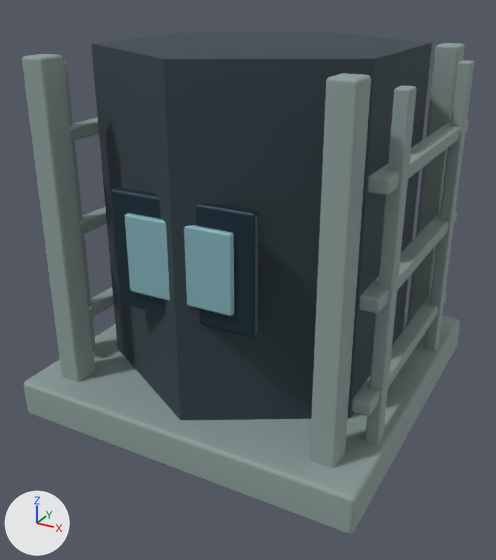
The Blender file tools/godot-campaign/structure-art/blend/receiver-base-1.blend as it was, and as the next commit left it.
One viewpoint serves both versions: a camera (50 mm lens) standing at (0.85, -1.622, 1.135) and looking at (-0.002, -0.071, 0.36). Every picture has the same lights, and +X, +Y and +Z are marked at lower left. The older version comes first.

Before the edit, the objects in view are built like this:
```python
me_cube = bpy.data.meshes.new('Cube')
me_cube.from_pydata(...)  # 840 vertices, 810 faces; spans x -0.49..0.49, y 0.0..0.97, z -0.49..0.49
me_cube.materials.append(mat_receiver_1)  # grey #91a3a0
me_cube_003 = bpy.data.meshes.new('Cube.003')
me_cube_003.from_pydata(...)  # 112 vertices, 108 faces; spans x -0.195..0.195, y 0.38..0.68, z -0.402..0.402
me_cube_003.materials.append(mat_receiver_2)  # dark blue #263c48
me_cylinder = bpy.data.meshes.new('Cylinder')
me_cylinder.from_pydata(...)  # a 6-sided cylinder along y spanning x -0.372..0.372, y 0.015..0.985, z -0.43..0.43
me_cylinder.materials.append(mat_receiver_0)  # greyish blue #45535b
ob_receiver_0 = bpy.data.objects.new('receiver_0', me_cylinder)
ob_receiver_0.location = (0.0, 0.0, 0.0)
ob_receiver_0.rotation_euler = (1.571, 0.0, 0.0)  # degrees (90, 0, 0)
ob_receiver_1 = bpy.data.objects.new('receiver_1', me_cube)
ob_receiver_1.location = (0.0, 0.0, 0.0)
ob_receiver_1.rotation_euler = (1.571, 0.0, 0.0)  # degrees (90, 0, 0)
ob_receiver_2 = bpy.data.objects.new('receiver_2', me_cube_003)
ob_receiver_2.location = (0.0, 0.0, 0.0)
ob_receiver_2.rotation_euler = (1.571, 0.0, 0.0)  # degrees (90, 0, 0)
# also in view: 'receiver_4' at (0.0, 0.0, 0.53)
```
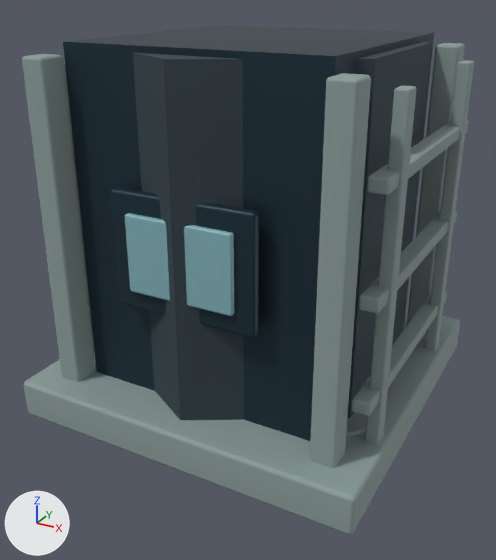
Boxes [x1, y1, x2, y2] around the edits, measured in the pictures (496 x 560 px):
'receiver_2', reshaped
    before: [110, 187, 259, 337]
    after: [63, 25, 434, 441]
part 1 of me_cube_003, added (dark blue)
    after: [63, 25, 434, 441]

What the commit changed:
me_cube_003 is used by ob_receiver_2; location (0.0, 0.0, 0.0); rotation (1.571, 0.0, 0.0), in degrees (90, 0, 0).
me_cube_003 had 112 vertices, 108 faces and spanned x -0.195..0.195, y 0.38..0.68, z -0.402..0.402.
me_cube_003 now has 120 vertices, 114 faces and spans x -0.34..0.34, y 0.0..1.0, z -0.402..0.402.
me_cube_003 part 1: a new loose piece, a box spanning x -0.34..0.34, y 0.0..1.0, z -0.35..0.35, in mat_receiver_2 (dark blue #263c48).
